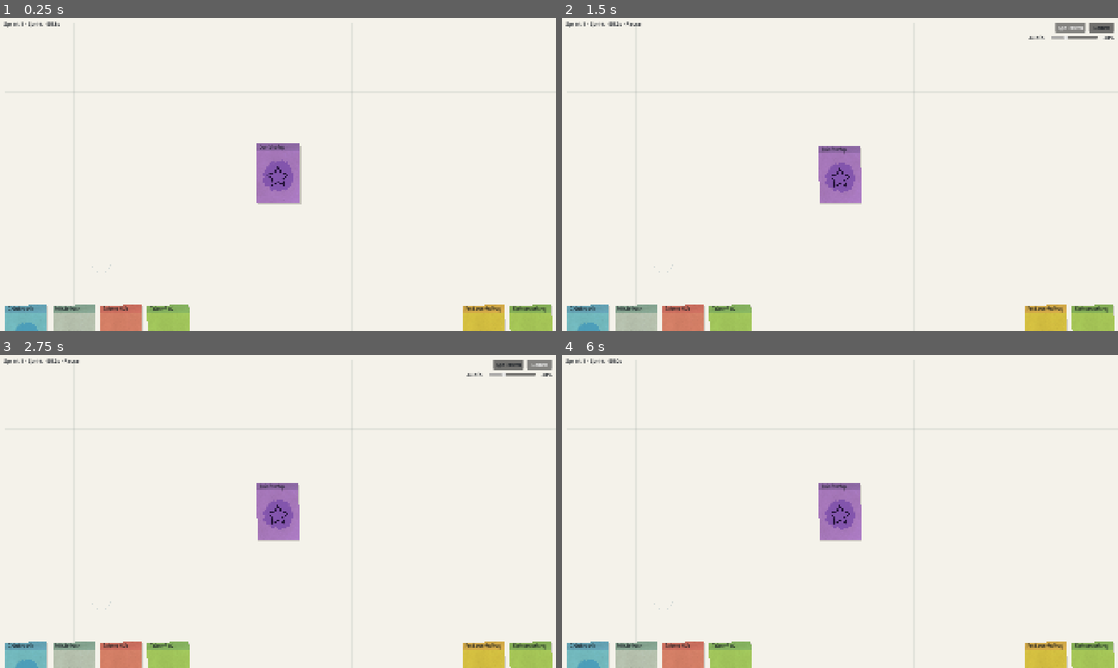
Above: before the commit, frames 1-4 (two rows, left to right).
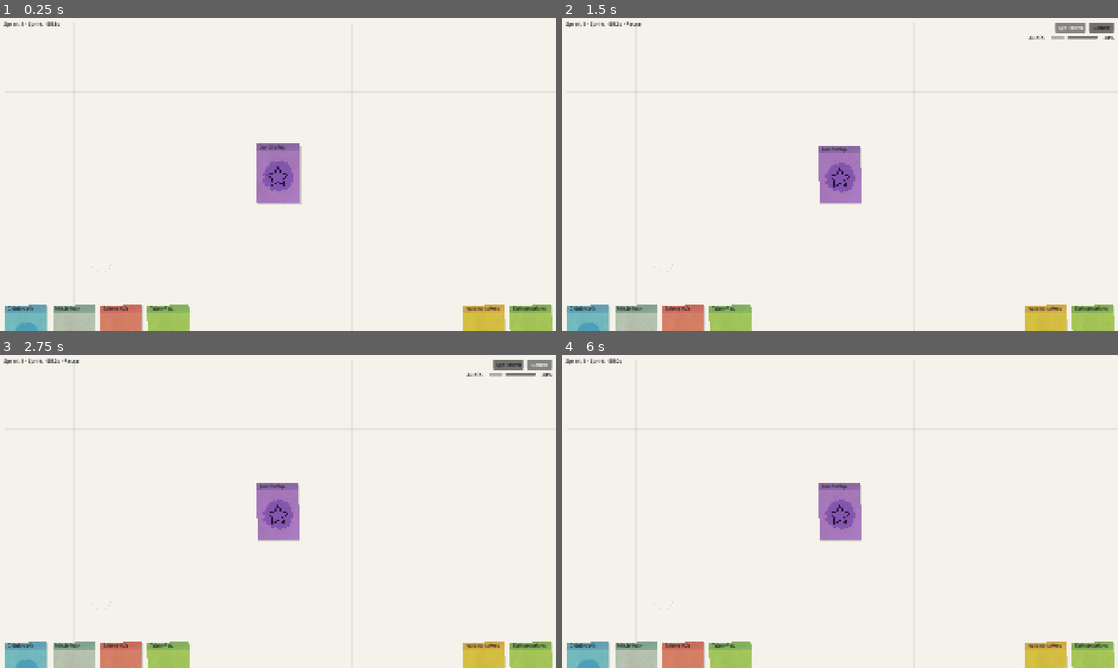
Above: after the commit, the same moments.

Repository: mp1707/scope-creep-godot
Game: Godot game, scene res://scenes/application/Main.tscn
Two runs of this game, one before a commit and one after it. Both use one fixed random seed, a clock stepped at 60 frames per second and the inputs below.
Inputs (mouse positions are in pixels of both pictures, inside the frame that each line leads up to):
- Up to frame 1 (0.25 s): no input
- Up to frame 2 (1.5 s): tap Enter at 0.5 s; move the mouse to (962, 158) at 0.52 s; click (962, 158) at 0.67 s; tap Space at 0.77 s; click "Speichern" at 1.25 s
- Up to frame 3 (2.75 s): click "Laden" at 2 s
- Up to frame 4 (6 s): click "Speichern" at 2.75 s; click "Laden" at 3.5 s; click "Speichern" at 4.25 s; click "Laden" at 5 s; tap Space at 5.75 s; drag from (728, 527) to (812, 574) at 5.77 s

The runs differ from the first frame. In frame 1, less than 0.1% of the frame differs, in the area x 83-99%, y 92-95%; in frame 2, less than 0.1%, in the area x 50-99%, y 43-95%; in frame 3, less than 0.1%; in frame 4, less than 0.1%.

Commit message:
Improve card title fitting and presentation checks

Diff:
--- a/assets/themes/game_theme.tres
+++ b/assets/themes/game_theme.tres
@@ -1,13 +1,12 @@
-[gd_resource type="Theme" load_steps=2 format=3]
+[gd_resource type="Theme" format=3 uid="uid://bba0mpkr4fpno"]
 
 [sub_resource type="StyleBoxFlat" id="StyleBoxFlat_tooltip_panel"]
-bg_color = Color(0, 0, 0, 0)
-shadow_color = Color(0, 0, 0, 0)
-shadow_size = 0
 content_margin_left = 0.0
 content_margin_top = 0.0
 content_margin_right = 0.0
 content_margin_bottom = 0.0
+bg_color = Color(0, 0, 0, 0)
+shadow_color = Color(0, 0, 0, 0)
 
 [resource]
 TooltipPanel/styles/panel = SubResource("StyleBoxFlat_tooltip_panel")
--- a/scenes/presentation/CardTooltipView.tscn
+++ b/scenes/presentation/CardTooltipView.tscn
@@ -1,44 +1,40 @@
-[gd_scene load_steps=2 format=3]
+[gd_scene format=3 uid="uid://blew6xaqtxw8g"]
 
 [ext_resource type="Script" path="res://scripts/presentation/card_tooltip_view.gd" id="1_tooltip"]
 
-[node name="CardTooltipView" type="PanelContainer"]
+[node name="CardTooltipView" type="PanelContainer" unique_id=228377822]
 offset_right = 150.0
 offset_bottom = 48.0
 mouse_filter = 2
 script = ExtResource("1_tooltip")
 
-[node name="PlainLabel" type="Label" parent="."]
+[node name="PlainLabel" type="Label" parent="." unique_id=1630158355]
 layout_mode = 2
-mouse_filter = 2
 autowrap_mode = 3
 
-[node name="ProcessingContainer" type="VBoxContainer" parent="."]
+[node name="ProcessingContainer" type="VBoxContainer" parent="." unique_id=535106054]
 visible = false
 layout_mode = 2
 mouse_filter = 2
 theme_override_constants/separation = 4
 
-[node name="TitleLabel" type="Label" parent="ProcessingContainer"]
+[node name="TitleLabel" type="Label" parent="ProcessingContainer" unique_id=225440746]
 layout_mode = 2
-mouse_filter = 2
 
-[node name="DurationRow" type="HBoxContainer" parent="ProcessingContainer"]
+[node name="DurationRow" type="HBoxContainer" parent="ProcessingContainer" unique_id=1081407072]
 layout_mode = 2
 mouse_filter = 2
 theme_override_constants/separation = 12
 
-[node name="DurationLabel" type="Label" parent="ProcessingContainer/DurationRow"]
+[node name="DurationLabel" type="Label" parent="ProcessingContainer/DurationRow" unique_id=227180959]
 layout_mode = 2
-mouse_filter = 2
 text = "Restdauer:"
 
-[node name="Spacer" type="Control" parent="ProcessingContainer/DurationRow"]
+[node name="Spacer" type="Control" parent="ProcessingContainer/DurationRow" unique_id=495166846]
 layout_mode = 2
+size_flags_horizontal = 3
 mouse_filter = 2
-size_flags_horizontal = 3
 
-[node name="DurationValueLabel" type="Label" parent="ProcessingContainer/DurationRow"]
+[node name="DurationValueLabel" type="Label" parent="ProcessingContainer/DurationRow" unique_id=395271408]
 layout_mode = 2
-mouse_filter = 2
 horizontal_alignment = 2
--- a/scripts/presentation/board_view.gd
+++ b/scripts/presentation/board_view.gd
@@ -1066,11 +1066,11 @@
 	return Vector2(board_scale.x / layer_scale.x, board_scale.y / layer_scale.y)
 
 func _get_board_canvas_scale() -> Vector2:
-	var transform: Transform2D = get_global_transform_with_canvas()
-	return Vector2(transform.x.length(), transform.y.length())
+	var canvas_transform: Transform2D = get_global_transform_with_canvas()
+	return Vector2(canvas_transform.x.length(), canvas_transform.y.length())
 
 func _get_screen_drag_layer_canvas_scale() -> Vector2:
 	if not _is_using_screen_drag_layer():
 		return Vector2.ONE
-	var transform: Transform2D = screen_drag_layer.get_global_transform_with_canvas()
-	return Vector2(maxf(0.001, transform.x.length()), maxf(0.001, transform.y.length()))
+	var canvas_transform: Transform2D = screen_drag_layer.get_global_transform_with_canvas()
+	return Vector2(maxf(0.001, canvas_transform.x.length()), maxf(0.001, canvas_transform.y.length()))
--- a/scripts/presentation/card_tooltip_view.gd
+++ b/scripts/presentation/card_tooltip_view.gd
@@ -37,8 +37,8 @@
 	_resolve_required_nodes()
 	_apply_style()
 
-func set_visual_theme(theme: Resource) -> void:
-	visual_theme = theme
+func set_visual_theme(new_visual_theme: Resource) -> void:
+	visual_theme = new_visual_theme
 	_resolve_required_nodes()
 	_apply_style()
 
--- a/scripts/presentation/card_view.gd
+++ b/scripts/presentation/card_view.gd
@@ -119,8 +119,8 @@
 func _get_tooltip(_at_position: Vector2) -> String:
 	return ""
 
-func set_visual_theme(theme: Resource) -> void:
-	visual_theme = theme
+func set_visual_theme(new_visual_theme: Resource) -> void:
+	visual_theme = new_visual_theme
 	if _shadow != null:
 		_apply_shadow_style()
 	if _header_hairline != null:
@@ -128,7 +128,7 @@
 	if _drop_target_feedback != null:
 		_apply_drop_target_feedback_style()
 	if _active_tooltip_owner == self and _shared_tooltip_view != null and is_instance_valid(_shared_tooltip_view):
-		_shared_tooltip_view.set_visual_theme(visual_theme)
+		_shared_tooltip_view.call("set_visual_theme", visual_theme)
 
 func set_processing_tooltip(action_title: String, remaining_seconds: float) -> void:
 	_processing_tooltip_title = action_title.strip_edges()
@@ -342,7 +342,6 @@
 		_title_label.mouse_filter = Control.MOUSE_FILTER_IGNORE
 		if _card_font != null:
 			_title_label.add_theme_font_override("font", _card_font)
-		_title_label.add_theme_font_size_override("font_size", TITLE_MAX_FONT_SIZE)
 	if _marker_label != null:
 		_marker_label.mouse_filter = Control.MOUSE_FILTER_IGNORE
 		_marker_label.add_theme_font_size_override("font_size", 18)
@@ -398,21 +397,25 @@
 
 func _fit_title_to_single_line() -> void:
 	_title_label.autowrap_mode = TextServer.AUTOWRAP_OFF
-	_title_label.clip_text = false
-	var font: Font = _title_label.get_theme_font("font")
+	_title_label.clip_text = true
+	var font: Font = _card_font
 	if font == null:
-		font = _card_font
+		font = _title_label.get_theme_font("font")
 	if font == null:
 		_title_label.add_theme_font_size_override("font_size", TITLE_MAX_FONT_SIZE)
 		return
 
-	var available_width: float = maxf(1.0, _title_label.size.x - 2.0)
+	var label_width: float = _title_label.size.x
+	if label_width <= 1.0:
+		label_width = DEFAULT_CARD_SIZE.x - (_title_label.position.x * 2.0)
+	var available_width: float = maxf(1.0, label_width - 4.0)
 	var font_size: int = TITLE_MAX_FONT_SIZE
-	while font_size > TITLE_MIN_FONT_SIZE:
+	while font_size >= TITLE_MIN_FONT_SIZE:
 		var text_size: Vector2 = font.get_string_size(_title_label.text, HORIZONTAL_ALIGNMENT_LEFT, -1.0, font_size)
 		if text_size.x <= available_width:
 			break
 		font_size -= 1
+	font_size = maxi(TITLE_MIN_FONT_SIZE, font_size)
 	_title_label.add_theme_font_size_override("font_size", font_size)
 
 func _apply_icon_style(visual: CardVisualDefinition) -> void:
@@ -467,9 +470,9 @@
 func _create_alpha_mask_material() -> ShaderMaterial:
 	var shader: Shader = Shader.new()
 	shader.code = ICON_MASK_SHADER_CODE
-	var material: ShaderMaterial = ShaderMaterial.new()
-	material.shader = shader
-	return material
+	var shader_material: ShaderMaterial = ShaderMaterial.new()
+	shader_material.shader = shader
+	return shader_material
 
 func _apply_header_style(visual: CardVisualDefinition) -> void:
 	if _header_band == null:
--- a/scripts/presentation/shop_dock_slot.gd
+++ b/scripts/presentation/shop_dock_slot.gd
@@ -43,8 +43,8 @@
 var _drop_feedback_active: bool = false
 var _pulse_tween: Tween = null
 
-func set_visual_theme(theme: Resource) -> void:
-	visual_theme = theme
+func set_visual_theme(new_visual_theme: Resource) -> void:
+	visual_theme = new_visual_theme
 	queue_redraw()
 
 func _ready() -> void:
--- a/scripts/presentation/shop_dock_view.gd
+++ b/scripts/presentation/shop_dock_view.gd
@@ -89,14 +89,14 @@
 func play_drop_pulse(stack_id: String) -> void:
 	if stack_id.is_empty():
 		return
-	var slot: Control = _get_editor_slot_for_stack_id(stack_id)
-	if slot != null and slot.has_method("play_drop_pulse"):
-		slot.call("play_drop_pulse")
-		return
 	var card_id: String = _get_card_id_for_stack_id(stack_id)
 	var view: CardView = get_card_view(card_id)
 	if view != null:
 		view.play_drop_target_pulse()
+		return
+	var slot: Control = _get_editor_slot_for_stack_id(stack_id)
+	if slot != null and slot.has_method("play_drop_pulse"):
+		slot.call("play_drop_pulse")
 
 func get_card_view(card_id: String) -> CardView:
 	return _card_views.get(card_id, null) as CardView
@@ -256,14 +256,14 @@
 	return ""
 
 func _set_drop_feedback_for_stack(stack_id: String, active: bool) -> void:
-	var slot: Control = _get_editor_slot_for_stack_id(stack_id)
-	if slot != null and slot.has_method("set_drop_feedback"):
-		slot.call("set_drop_feedback", active)
-		return
 	var card_id: String = _get_card_id_for_stack_id(stack_id)
 	var view: CardView = get_card_view(card_id)
 	if view != null:
 		view.set_drop_target_feedback(active)
+		return
+	var slot: Control = _get_editor_slot_for_stack_id(stack_id)
+	if slot != null and slot.has_method("set_drop_feedback"):
+		slot.call("set_drop_feedback", active)
 
 func _get_editor_slots() -> Array[Control]:
 	var slots: Array[Control] = []
--- a/scripts/ui/hud_view.gd
+++ b/scripts/ui/hud_view.gd
@@ -52,8 +52,8 @@
 	_initialize_master_volume_control()
 	_apply_visual_theme()
 
-func set_visual_theme(theme: Resource) -> void:
-	_visual_theme = theme
+func set_visual_theme(new_visual_theme: Resource) -> void:
+	_visual_theme = new_visual_theme
 	_apply_visual_theme()
 
 func update_from_run(run_state: RunState, sprint_remaining: float, can_auto_pay: bool, can_save: bool, can_load: bool) -> void:
--- /dev/null
+++ b/tests/test_card_title_fit.gd
@@ -0,0 +1,68 @@
+extends SceneTree
+
+var _failed: bool = false
+
+func _init() -> void:
+	var content: ContentCatalog = ContentCatalog.new()
+	_assert_true(content.load_default_content(), "Default content should load.")
+
+	var card_scene: PackedScene = ResourceLoader.load("res://scenes/presentation/CardView.tscn") as PackedScene
+	_assert_true(card_scene != null, "CardView scene should load.")
+	if card_scene == null:
+		quit(1)
+		return
+
+	var view: CardView = card_scene.instantiate() as CardView
+	root.add_child(view)
+	view.set_visual_theme(content.visual_theme)
+
+	var definition: CardDefinition = content.get_card_definition("card.candidate.product_owner")
+	_assert_true(definition != null, "Product Owner candidate definition should exist.")
+	var card: CardInstance = _create_test_card(definition)
+	var stack: StackState = _create_test_stack(card)
+	view.setup(card, definition, stack)
+
+	var title_label: Label = view.get_node("VisualRoot/TitleLabel") as Label
+	var fitted_font_size: int = title_label.get_theme_font_size("font_size")
+	_assert_true(fitted_font_size < 18, "Long title should shrink below max font size.")
+
+	view.begin_drag_preview(Vector2(64.0, 64.0), Vector2.ONE)
+	view.clear_drag_preview()
+	view.play_snap_to(Vector2(96.0, 96.0))
+
+	var after_drag_font_size: int = title_label.get_theme_font_size("font_size")
+	_assert_equal(after_drag_font_size, fitted_font_size, "Drag/drop should not reset fitted title font size.")
+
+	view.free()
+	if _failed:
+		quit(1)
+		return
+
+	print("Card title fit test passed.")
+	quit(0)
+
+func _create_test_card(definition: CardDefinition) -> CardInstance:
+	var card: CardInstance = CardInstance.new()
+	card.instance_id = "test.card.long_title"
+	card.definition_id = definition.id
+	card.stack_id = "test.stack"
+	card.state = CardRuntimeState.new()
+	return card
+
+func _create_test_stack(card: CardInstance) -> StackState:
+	var stack: StackState = StackState.new()
+	stack.stack_id = card.stack_id
+	stack.card_ids.append(card.instance_id)
+	return stack
+
+func _assert_true(value: bool, message: String) -> void:
+	if value:
+		return
+	_failed = true
+	push_error(message)
+
+func _assert_equal(actual: Variant, expected: Variant, message: String) -> void:
+	if actual == expected:
+		return
+	_failed = true
+	push_error("%s Expected '%s', got '%s'." % [message, str(expected), str(actual)])
Not shown, added: tests/test_card_title_fit.gd.uid
Not shown, changed: tools/check_poc.sh
